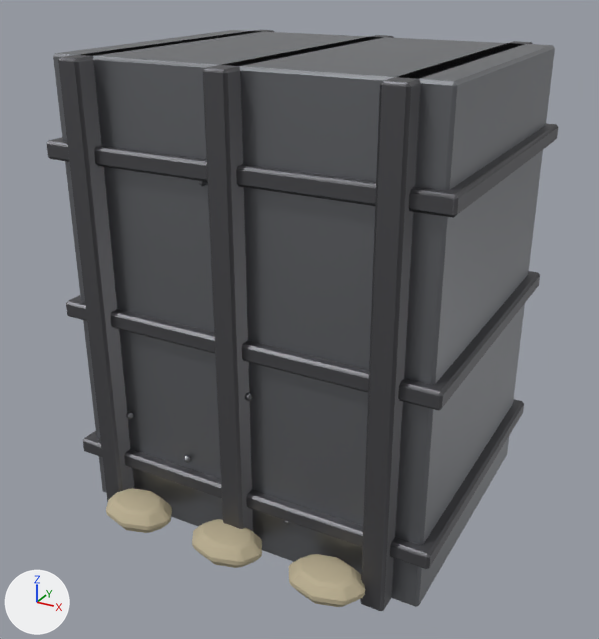
The glTF model assets/models/wall_steel_b.glb, before and after one commit.
Before and after are seen from a camera (50 mm lens) standing at (3.55, -6.72, 5.15) and looking at (0.01, -0.29, 1.94). The lights are fixed; the arrows at lower left show +X, +Y and +Z. The first picture is the older version. Vertices at exactly the same position are counted once.

Names of what the first picture shows: 'WallSteelB'.
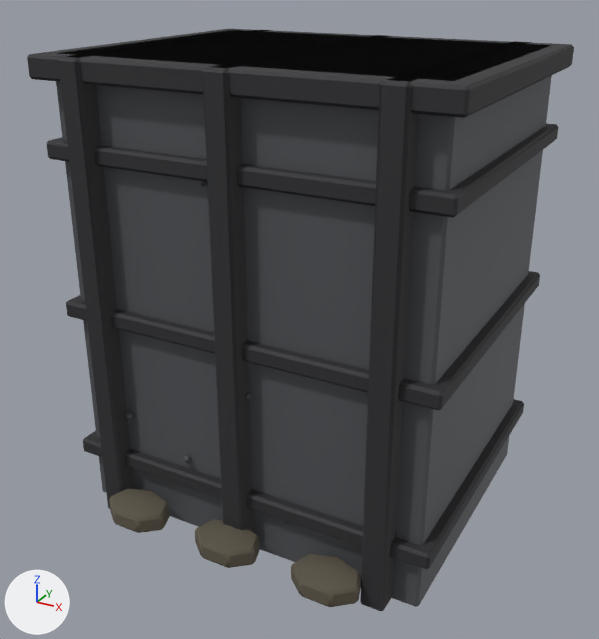
The change, as a list of edits to the scene's bpy script:
```text
Change mat_m_metal:
    where n0 = _N.new('ShaderNodeBsdfPrincipled'); n0.name = 'Principled BSDF'
    n0.inputs[1].default_value: 0.9 -> 0.3  # 'Metallic'
    where n2 = _N.new('ShaderNodeMix'); n2.name = 'Mix'
    n2.inputs[7].default_value: (0.26, 0.27, 0.29, 1.0) -> (0.105, 0.11, 0.12, 1.0)  # 'B', grey #8b8e93 -> 'B', dark grey #5b5d61
Change mat_m_darkmetal:
    where n2 = _N.new('ShaderNodeMix'); n2.name = 'Mix'
    n2.inputs[7].default_value: (0.13, 0.13, 0.14, 1.0) -> (0.038, 0.038, 0.042, 1.0)  # 'B', dark grey #656569 -> 'B', dark grey #37373a
Change mat_m_sandbag:
    where n2 = _N.new('ShaderNodeMix'); n2.name = 'Mix'
    n2.inputs[7].default_value: (0.52, 0.45, 0.3, 1.0) -> (0.115, 0.098, 0.068, 1.0)  # 'B', beige #bfb395 -> 'B', brown #5f584a
Change me_cube:
    used by ob_wallsteelb; location = (0.0, 0.0, 2.2)
    remove me_cube.from_pydata(...)  # 654 vertices, 1232 faces; spans x -1.86..1.86, y -1.9..1.57, z -2.2..2.2
    add me_cube.from_pydata(...)  # 588 vertices, 1096 faces; spans x -1.9..1.9, y -1.86..1.57, z -2.2..2.2
    me_cube part 1: the loose piece of 24 vertices spanning x -1.86..1.86, y -1.47..1.47, z 1.32..1.48 is copied, and the copy is scaled about its middle by (1.02, 1.04, 1.31), then moved by (0.0, 0.0, 0.7); it spans x -1.9..1.9, y -1.53..1.53, z 2.0..2.2
    me_cube part 2
    164 vertices are removed from x -1.38..1.38, y -1.9..-1.39, z -2.1..-1.86
    382 faces are deleted
    52 vertices move from x -1.38..0.36, y -1.9..-1.39, z -2.1..-1.86 to x -1.34..0.75, y -1.86..-1.42, z -2.07..-1.89
    52 vertices are added at x -1.32..1.34, y -1.86..-1.42, z -2.07..-1.89
    8 new vertices lie (0.0, 0.0, -0.12) away from vertices in x -1.3..0.28, y -1.9..-1.39, z -2.0..-1.88
    6 new vertices lie (0.0, 0.0, 0.12) away from vertices in x -0.8..0.28, y -1.77..-1.52, z -2.08
    8 new vertices lie (0.0, 0.0, 0.12) away from vertices in x -0.71..1.34, y -1.86..-1.42, z -2.04
    202 new faces join them, mat_m_sandbag
    me_cube part 3: 448 kept faces spanning x -1.56..0.54, y -1.44..-1.38, z -1.75..1.34 get new vertex colours; the middle colour goes from light grey #e3e3e3 to light grey #d5d5d5
```

Where the change shows, as pixel boxes [x1, y1, x2, y2] in the pictures (599 x 639 px):
'WallSteelB', surface changed, reshaped (darker, 7% wider): before [46, 30, 558, 611]; after [27, 29, 574, 611]
part 1 of me_cube, added: after [27, 29, 574, 118]
part 2 of me_cube, cut back: before [106, 488, 365, 607]; after [109, 489, 361, 607]
part 3 of me_cube, recoloured: [126, 181, 291, 525] in both
